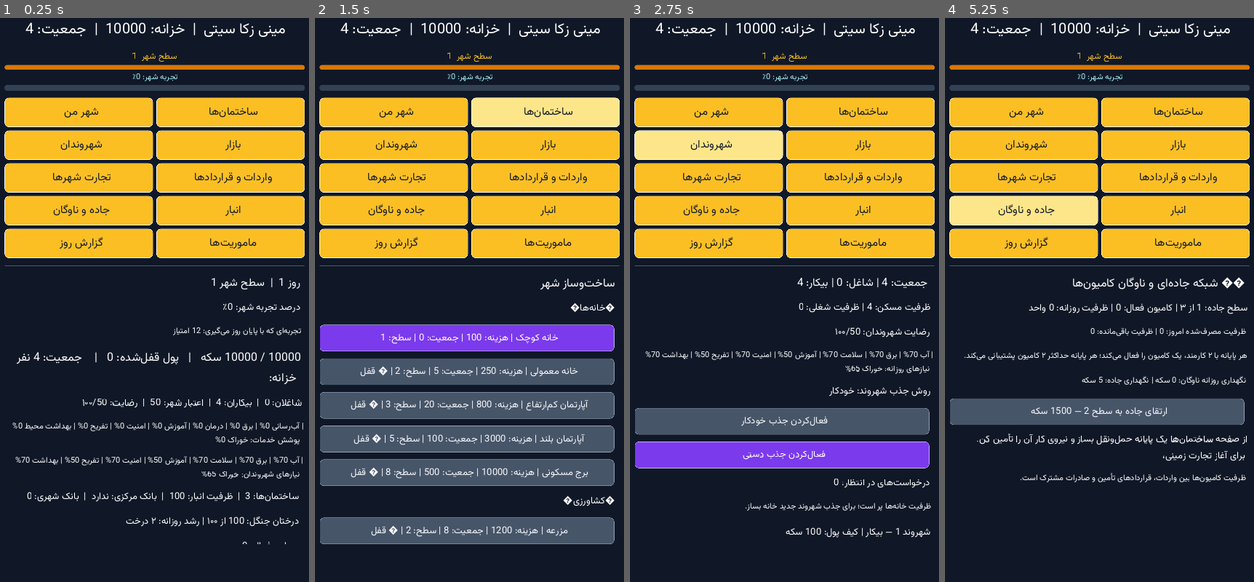
Above: before the commit, frames 1-4 (left to right).
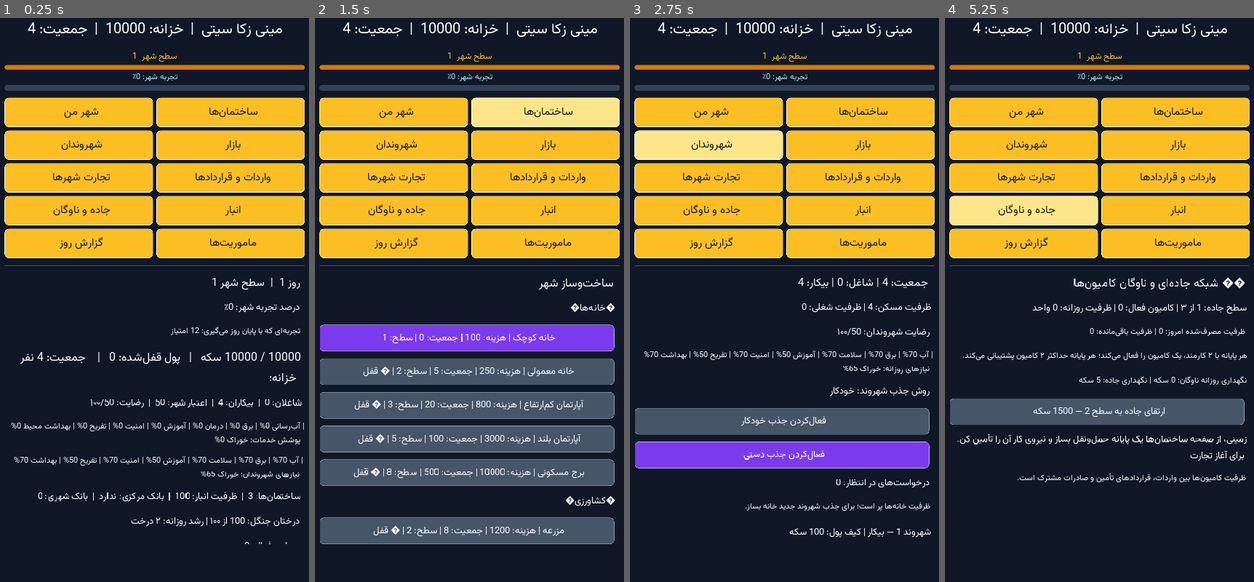
Above: after the commit, the same moments.

Repository: zekainstabot/mini-zeka-city
Game: Godot game, scene res://Main.tscn
Two runs of this game, one before a commit and one after it. Both use one fixed random seed, a clock stepped at 60 frames per second and the inputs below.
Inputs:
- Up to frame 1 (0.25 s): no input
- Up to frame 2 (1.5 s): click "ﻦﻣ ﺮﻬﺷ" at 0.5 s; click "ﺎﻫ‌ﻥﺎﻤﺘﺧﺎﺳ" at 1.25 s
- Up to frame 3 (2.75 s): click "ﻥﺍﺪﻧﻭﺮﻬﺷ" at 2 s
- Up to frame 4 (5.25 s): click "ﺭﺍﺯﺎﺑ" at 2.75 s; click "ﺎﻫﺮﻬﺷ ﺕﺭﺎﺠﺗ" at 3.5 s; click "ﺎﻫﺩﺍﺩﺭﺍﺮﻗ ﻭ ﺕﺍﺩﺭﺍﻭ" at 4.25 s; click "ﻥﺎﮔﻭﺎﻧ ﻭ ﻩﺩﺎﺟ" at 5 s

The runs differ from the first frame. In frame 1, 4.3% of the frame differs, in the area x 3-99%, y 0-94%; in frame 2, 3.8%; in frame 3, 3.1%; in frame 4, 4.0%.

Commit message:
Restore light font hinting for sharper mobile text

Diff:
--- a/scripts/Main.gd
+++ b/scripts/Main.gd
@@ -164,7 +164,7 @@
 	# Render the UI font at higher resolution so newly-created labels stay sharp
 	# on high-DPI mobile screens and when the HTML5 canvas is scaled.
 	font_data.antialiased = true
-	font_data.hinting = DynamicFontData.HINTING_NONE
+	font_data.hinting = DynamicFontData.HINTING_LIGHT
 	ui_font = DynamicFont.new()
 	ui_font.font_data = font_data
 	ui_font.size = 20
